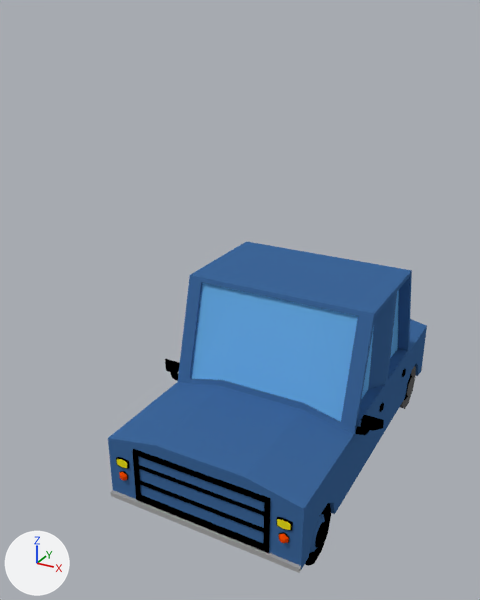
The Blender file RunnerGame/Assets/Models/LowPolyForrest.blend, before and after one commit.
Both versions are drawn from a 50 mm lens placed at (5.74, -9.56, 6.86), pointed at (0.73, -0.47, 2.31). The axes (+X, +Y, +Z) are drawn at lower left. The lights are the same throughout.

Script lines for the objects in view, before the commit:
```python
me_cube_002 = bpy.data.meshes.new('Cube.002')
me_cube_002.from_pydata(...)  # 1452 vertices, 1290 faces, 44 loose edges; spans x -2.0..2.0, y -3.19..3.29, z -0.68..2.65
me_cube_002.materials.append(mat_lightblue)  # blue #67ade7
me_cube_002.materials.append(mat_black_001)  # black #000000
me_cube_002.materials.append(mat_grey)  # dark grey #636363
me_cube_002.materials.append(mat_darkblue)  # blue #3f689c
me_cube_002.materials.append(mat_material)  # yellow #e7de1a
me_cube_002.materials.append(mat_material_001)  # orange #e74400
me_cube_002.materials.append(mat_material_006)  # grey #a7a7a7
me_cube_002.materials.append(mat_material_005)  # yellow #e0e72e
me_cube_002.materials.append(mat_material_003)  # black #000000
me_cube_002.materials.append(mat_material_004)  # grey #7c7c7c
ob_cube_003 = bpy.data.objects.new('Cube.003', me_cube_002)
ob_cube_003.location = (1.55, -0.06, 0.08)
```
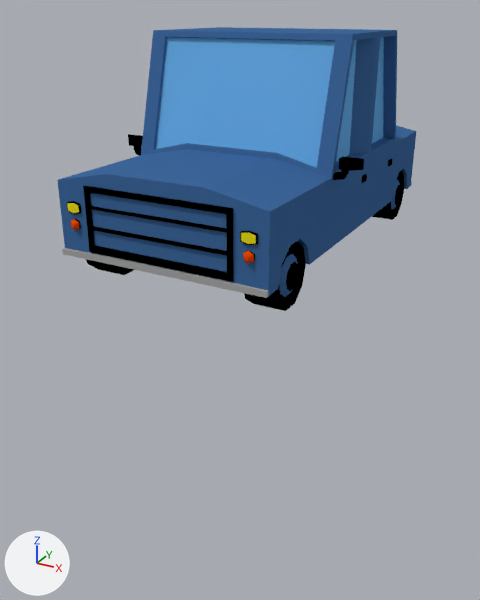
What differs and where, as boxes (x1, y1, x2, y2) in the pictures (480 x 600 px):
'Cube.003', reshaped, moved (12% wider, 14% shorter)
    before: (108, 241, 427, 573)
    after: (57, 27, 416, 311)
'Cube.002', added
    after: (128, 134, 143, 156)
part 1 of me_cube_002, deleted
    before: (165, 359, 180, 381)
part 3 of me_cube_002, cut back
    before: (132, 449, 270, 553)
    after: (83, 186, 234, 282)
part 4 of me_cube_002, recoloured
    before: (404, 374, 412, 400)
    after: (391, 179, 400, 210)
part 5 of me_cube_002, recoloured
    before: (400, 366, 416, 409)
    after: (372, 170, 404, 220)

What the commit changed:
me_cube_002 is used by ob_cube_003; location (1.55, -0.06, 0.08).
me_cube_002 had 1452 vertices, 1290 faces, 44 loose edges and spanned x -2.0..2.0, y -3.19..3.29, z -0.68..2.65.
me_cube_002 now has 1362 vertices, 1221 faces, 44 loose edges and spans x -1.65..2.0, y -3.19..3.3, z -0.68..2.65.
me_cube_002 part 1: the loose piece of 36 vertices spanning x -2.0..-1.56, y -1.17..-1.03, z 0.77..1.09 is deleted.
Part 2, on me_cube_002:
20 vertices are removed from x 0.73..0.9, y 2.71..3.29, z -0.34..-0.16.
23 faces are deleted.
7 vertices are added at x 0.74..0.88, y 2.74..3.3, z -0.33..-0.17.
15 new faces join them, mat_material_004 (grey #7c7c7c).
Part 3, on me_cube_002:
42 vertices are removed from x -1.13..1.13, y -3.15..-3.07, z -0.12..0.8.
70 faces are deleted.
1 vertex is added at (-1.05, -3.07, 0.52).
43 new faces join them, mat_black_001 (black #000000).
me_cube_002 part 4: 20 faces spanning x -1.58..1.58, y 2.06..2.64, z -0.52..0.03 switch from mat_black_001 (black #000000) to mat_darkblue (blue #3f689c).
me_cube_002 part 5: 202 faces spanning x -1.59..1.59, y 1.89..2.82, z -0.68..0.2 switch from mat_grey (dark grey #636363) to mat_black_001 (black #000000).
me_cube_002 no longer uses material mat_material_003 (black #000000).
Mesh me_cube_006 is new.
It has 36 vertices, 34 faces and spans x -1.997..-1.56, y -1.172..-1.026, z 0.769..1.089.
It uses material mat_black_001 (black #000000).
Object 'Cube.003' (ob_cube_003) moves from (1.55, -0.06, 0.08) to (0.86, 0.2, 3.9).
Object 'Cube.002' (ob_cube_002) is new; it shows me_cube_006.
Its location is (0.86, 0.2, 3.9).
It gains a DECIMATE modifier named 'Decimate'.
